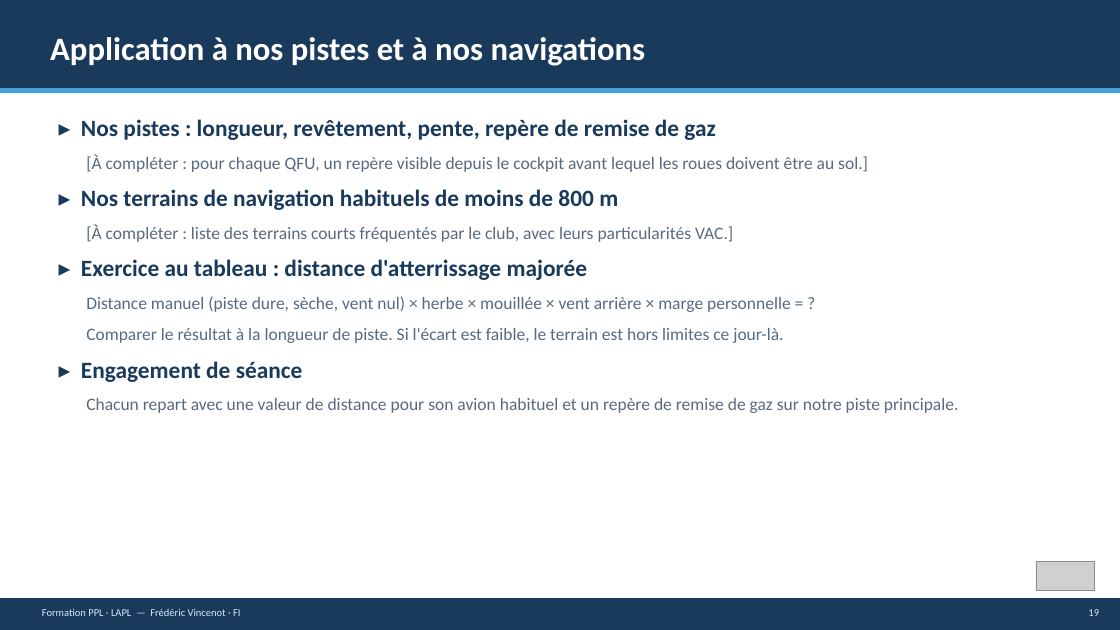
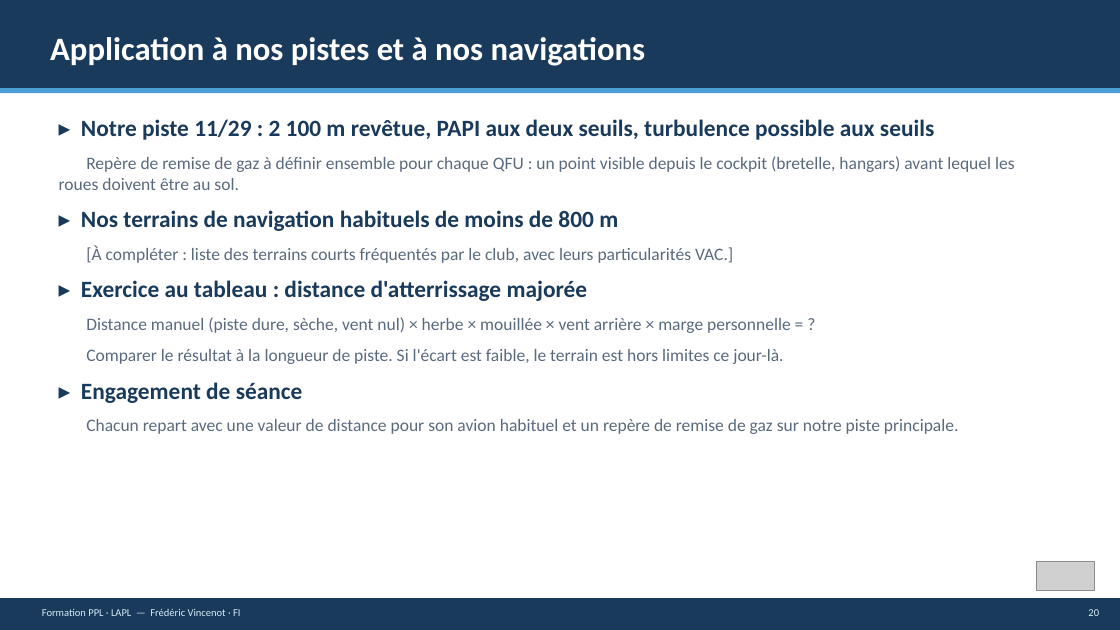
Before and after one commit to FredericVCT/trip-moto-juin-2026, a slide deck: slide 20 of aeroclub/sorties-de-piste/Sorties_de_piste_longitudinales_FV.pptx (slide 19 before the commit). Drawn at 1120x630 pixels with LibreOffice and Linux fonts; fonts in the diff are those of the drawing; grey boxes stand for pictures. Boxes give left, top, right and bottom in pixels: in the first picture for what was removed or moved away, otherwise in the second. Text is boxed around its words. In the diff, an @@ line names an element or a change of style, - is before the commit and + after.

```diff
--- a/aeroclub/sorties-de-piste/Sorties_de_piste_longitudinales_FV.pptx
+++ b/aeroclub/sorties-de-piste/Sorties_de_piste_longitudinales_FV.pptx
@@ text at <box>59,119,1015,190</box>: text changed @@
-▸ Nos pistes : longueur, revêtement, pente, repère de remise de gaz
-[À compléter : pour chaque QFU, un repère visible depuis le cockpit avant lequel les roues doivent être au sol.]
+▸ Notre piste 11/29 : 2 100 m revêtue, PAPI aux deux seuils, turbulence possible aux seuils
+Repère de remise de gaz à définir ensemble pour chaque QFU : un point visible depuis le cockpit (bretelle, hangars) avant lequel les roues doivent être au sol.
@@ text at <box>1088,609,1099,616</box>: text changed @@
-19
+20
```
Also in this commit, not shown: 4 other slides changed, 1 slide added, 3 other files.
